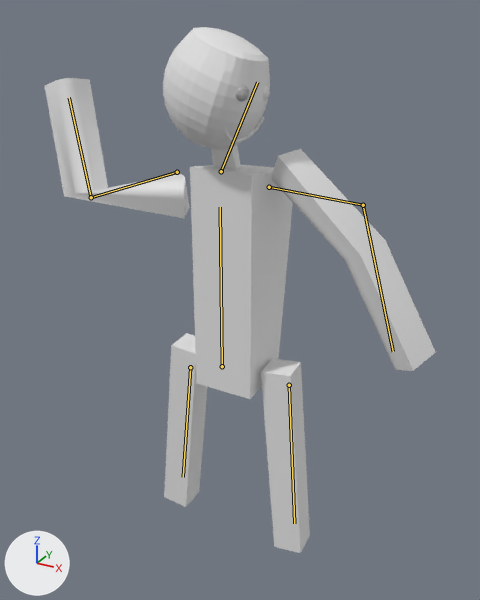
The FBX model Assets/game_guy 1.fbx, before and after one commit.
Camera for both pictures: a camera (50 mm lens) standing at (9.4, -14.93, 16.13) and looking at (0.29, 1.63, 7.85). Arrows for +X, +Y and +Z are at lower left; the lights stay in place. Both versions are drawn at frame 30 of the action 'Armature|Shimmy'; the numbers are the values there. The bones that change are drawn over the model as lines.
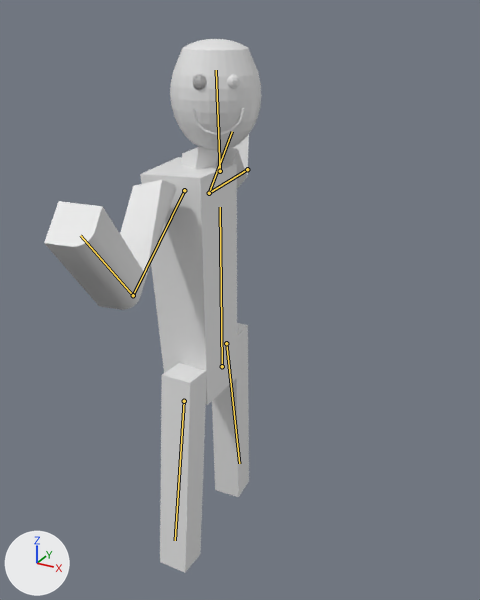
What the commit changed:
Bone 'Bone' (bone_bone) turns from (0, 0, 0) to (0, 90, 0) degrees about its own x, y and z.
Bone 'Bone.008' (bone_bone_008) turns from (-34, 84, -90) to (-5, 11, -27) degrees about its own x, y and z.
Bone 'Bone.009' (bone_bone_009) turns from (-63, -28, -38) to (-84, 18, 31) degrees about its own x, y and z.
Bone 'Bone.006' (bone_bone_006) turns from (-36, -9, 48) to (-21, -15, 9) degrees about its own x, y and z.
Bone 'Bone.007' (bone_bone_007) turns from (-44, 7, 4) to (73, 4, 41) degrees about its own x, y and z.
Bone 'Bone.005' (bone_bone_005) turns from (10, 75, 37) to (7, -56, -10) degrees about its own x, y and z.
Bone 'RightLowerLeg' (bone_rightlowerleg) moves from (0.0, 0.0, 0.0) to (-0.488, -0.175, -0.211).
Bone 'RightLowerLeg' (bone_rightlowerleg) turns from (-9, -2, 0) to (-90, -76, 98) degrees about its own x, y and z.
Bone 'LeftLowerLeg' (bone_leftlowerleg) moves from (0.0, 0.0, 0.0) to (0.158, -0.238, 0.49).
Bone 'LeftLowerLeg' (bone_leftlowerleg) turns from (10, 0, 1) to (80, -77, -86) degrees about its own x, y and z.

What differs and where, as boxes (x1, y1, x2, y2) in the pictures (480 x 600 px):
'Cube', posed
    before: (190, 165, 293, 399)
    after: (140, 157, 237, 405)
'Cube.004', posed (9% narrower, 8% shorter)
    before: (45, 78, 190, 219)
    after: (44, 180, 176, 310)
'Cube.003', posed
    before: (272, 149, 435, 371)
    after: (217, 135, 249, 188)
'Cube.002', posed (24% narrower, 10% shorter)
    before: (261, 359, 310, 553)
    after: (212, 323, 249, 497)
'Sphere', posed
    before: (163, 27, 270, 150)
    after: (170, 39, 262, 151)
'Cube.001', posed (7% wider, 20% taller)
    before: (164, 333, 207, 507)
    after: (160, 363, 206, 572)
'Cube.005', posed
    before: (211, 145, 240, 170)
    after: (181, 147, 220, 169)
'Cylinder', posed (32% wider, 7% taller)
    before: (224, 117, 264, 143)
    after: (192, 108, 245, 136)
'Sphere.003', posed
    before: (263, 86, 270, 100)
    after: (227, 74, 240, 89)
bone 'Bone.008', root to tip
    before: (177, 172) to (91, 197)
    after: (184, 190) to (133, 295)
bone 'Bone.009', root to tip
    before: (91, 197) to (69, 97)
    after: (133, 295) to (80, 235)
bone 'Bone.006', root to tip
    before: (269, 187) to (363, 205)
    after: (247, 169) to (209, 193)
bone 'Bone.007', root to tip
    before: (363, 205) to (393, 351)
    after: (209, 193) to (232, 131)
bone 'Bone.005', root to tip
    before: (221, 171) to (257, 82)
    after: (220, 171) to (216, 70)
bone 'RightLowerLeg', root to tip
    before: (190, 367) to (183, 477)
    after: (184, 401) to (175, 540)
bone 'LeftLowerLeg', root to tip
    before: (289, 385) to (294, 523)
    after: (226, 343) to (239, 463)
